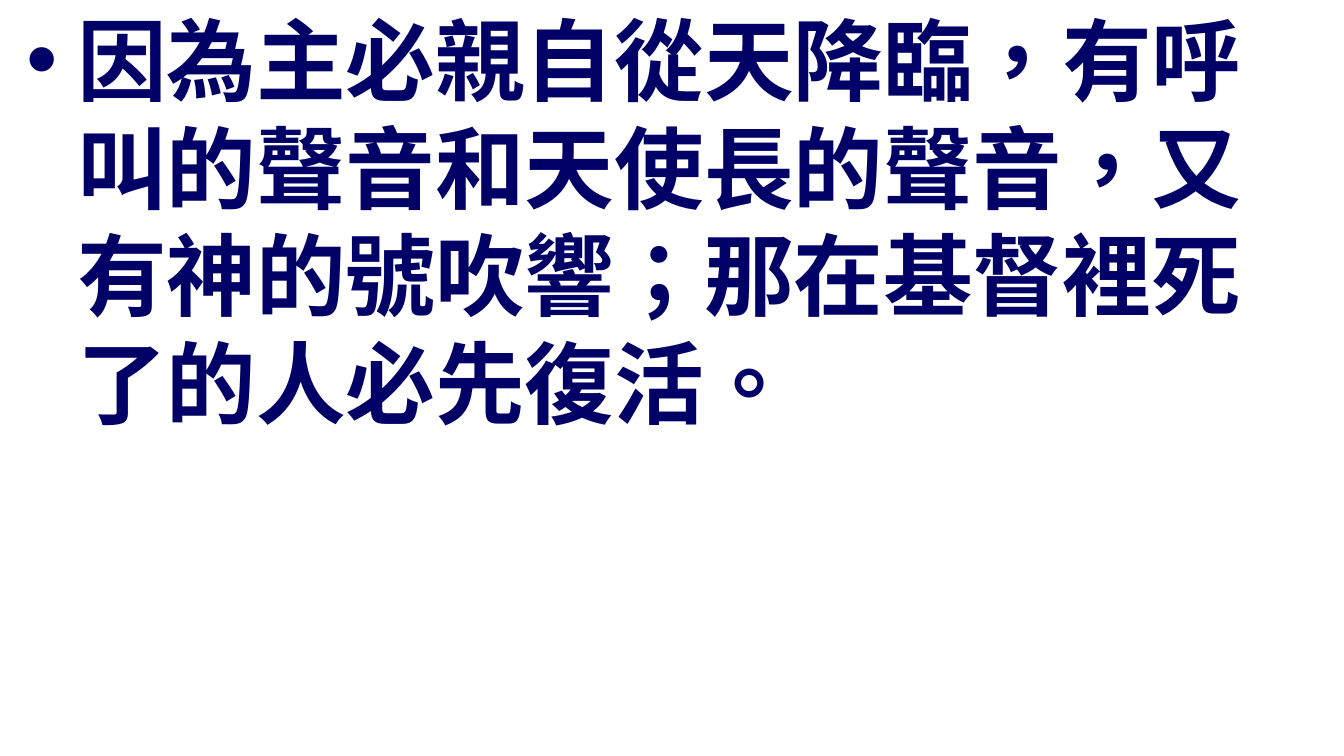
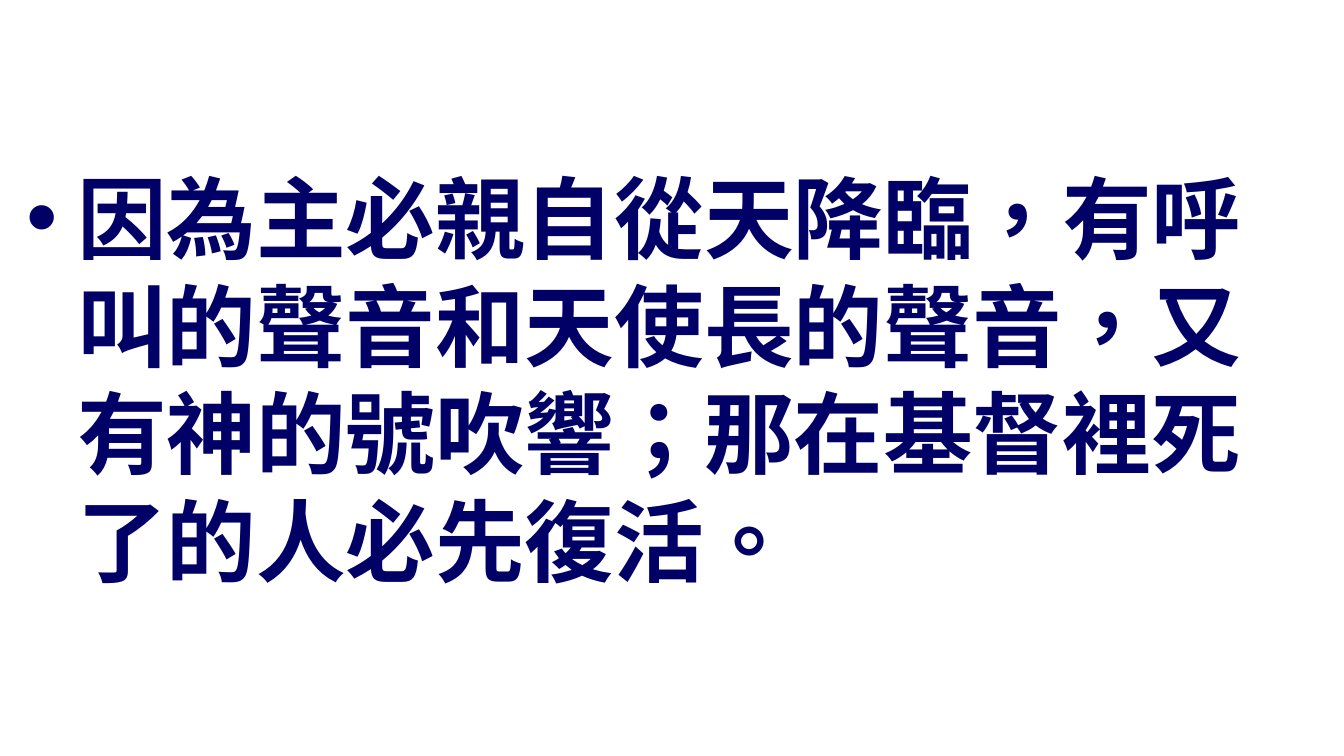
Before and after one commit to batisuoc/worship-resources, a slide deck: slide 5 of 8基督再來.pptx (slide 4 before the commit). Drawn at 1344x756 pixels with LibreOffice and Linux fonts; fonts in the diff are those of the drawing; background and template pictures are left out. Boxes give left, top, right and bottom in pixels: in the first picture for what was removed or moved away, otherwise in the second. Text is boxed around its words. In the diff, an @@ line names an element or a change of style, - is before the commit and + after.

```diff
--- a/8基督再來.pptx
+++ b/8基督再來.pptx
@@ text "因為主必親自從天降臨，有呼叫的聲音和天使長的聲音，又有神的號吹響；那在基督裡死了的人必先復活。" at [77,176,1241,584]: vertical alignment top to middle @@
```
Also in this commit, not shown: 5 other slides changed, 1 slide added, 1 other file.
